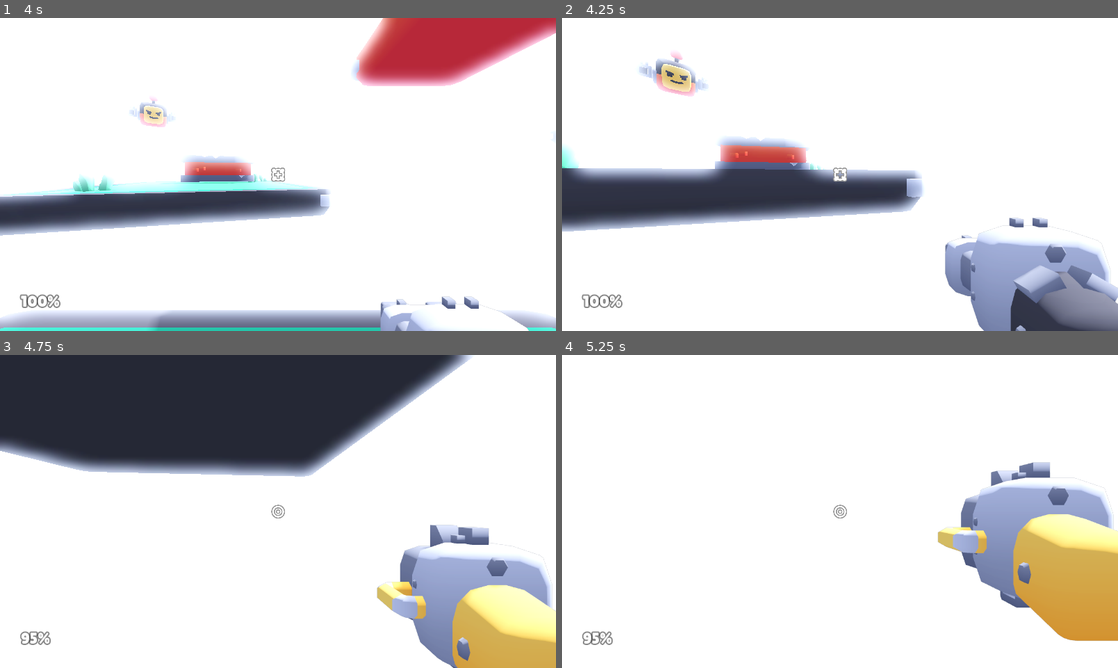
Above: before the commit, frames 1-4 (two rows, left to right).
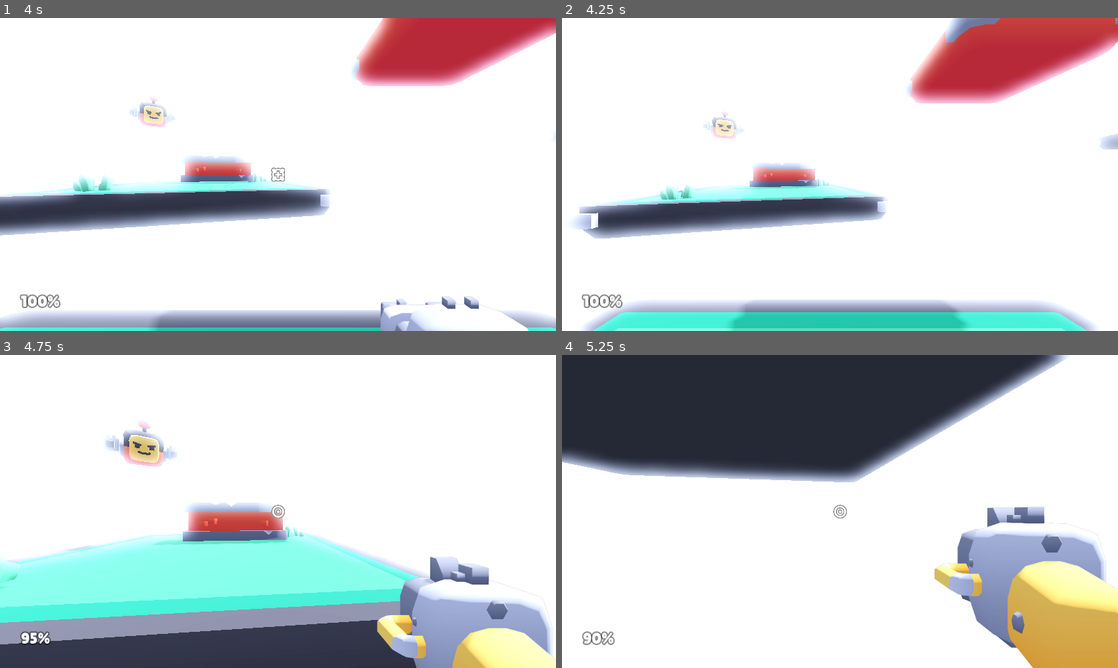
Above: after the commit, the same moments.

Repository: marcospb19/firestone
Game: Godot game, scene res://src/scenes/main.tscn
Two runs of this game, one before a commit and one after it. Both use one fixed random seed, a clock stepped at 60 frames per second and the inputs below.
Inputs (mouse positions are in pixels of both pictures, inside the frame that each line leads up to):
- Up to frame 1 (4 s): move the mouse to (305, 174) at 0.52 s; hold W (move_forward) from 0.53 s (still down); click (305, 174) at 0.6 s; tap Space (jump) at 0.77, 1.52, 3.02, 3.77 s; move the mouse to (250, 174) at 1.27 s; tap Q (weapon_toggle) at 1.35, 2.85 s; move the mouse to (289, 168) at 2.02 s; click (289, 168) at 2.1 s; move the mouse to (272, 180) at 2.77 s; move the mouse to (316, 177) at 3.52 s; click (316, 177) at 3.6 s
- Up to frame 2 (4.25 s): keep holding W (move_forward); tap R (reset) at 4.15 s
- Up to frame 3 (4.75 s): keep holding W (move_forward); move the mouse to (233, 508) at 4.27 s; tap Q (weapon_toggle) at 4.35 s; tap Space (jump) at 4.52 s
- Up to frame 4 (5.25 s): keep holding W (move_forward); move the mouse to (845, 511) at 5.02 s; click (845, 511) at 5.1 s

Frame 1 is identical in both runs. In frame 2, 36% of the frame differs, in the area x 0-100%, y 0-100%; in frame 3, 66%; in frame 4, 43%.

Commit message:
add reset button

Diff:
--- a/src/singletons/input_ext.gd
+++ b/src/singletons/input_ext.gd
@@ -1,13 +1,17 @@
 extends Node
 
 
-func _process(event):
+func _process(_delta):
 	# Mouse capture
 	if Input.is_action_just_pressed("mouse_capture"):
 		Input.mouse_mode = Input.MOUSE_MODE_CAPTURED
 	if Input.is_action_just_pressed("mouse_capture_exit"):
 		Input.mouse_mode = Input.MOUSE_MODE_VISIBLE
 
+	# Reset game
+	if Input.is_action_just_pressed("reset"):
+		self.get_tree().reload_current_scene()
+
 
 func is_mouse_captured():
 	return Input.mouse_mode == Input.MOUSE_MODE_CAPTURED
